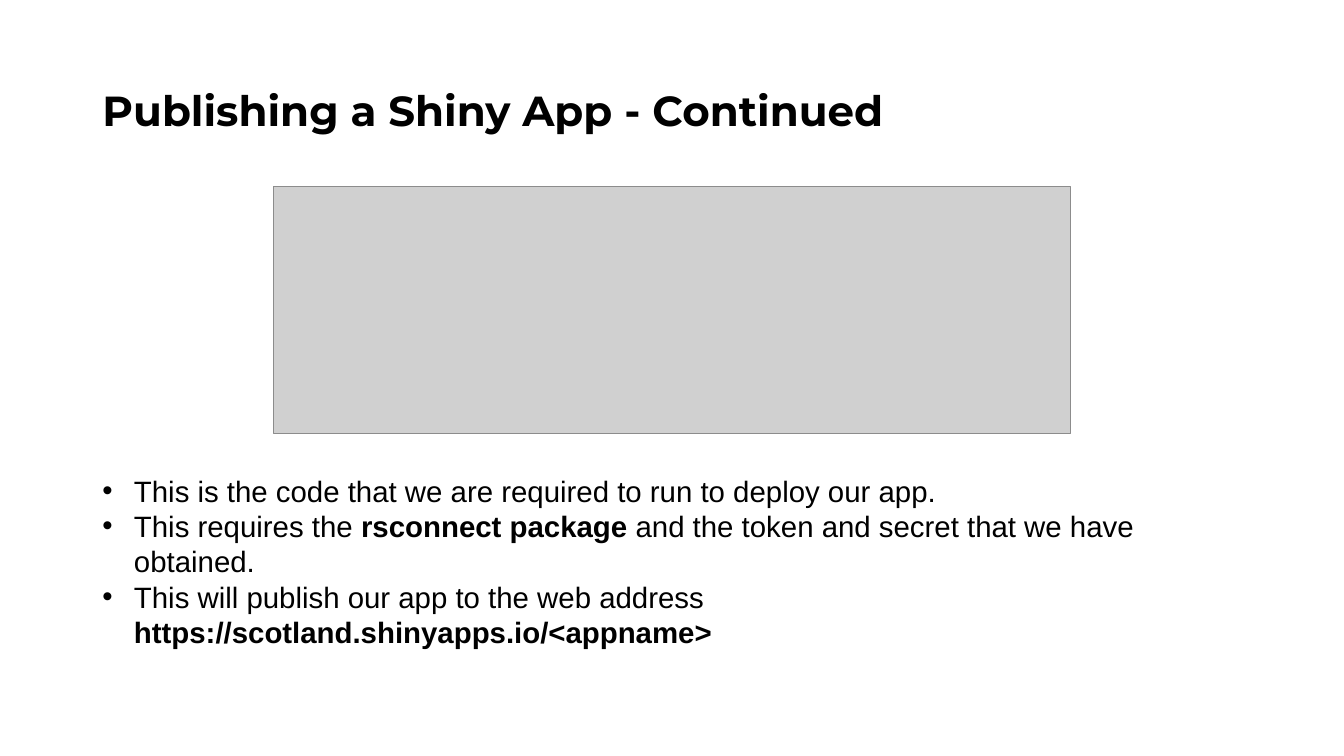
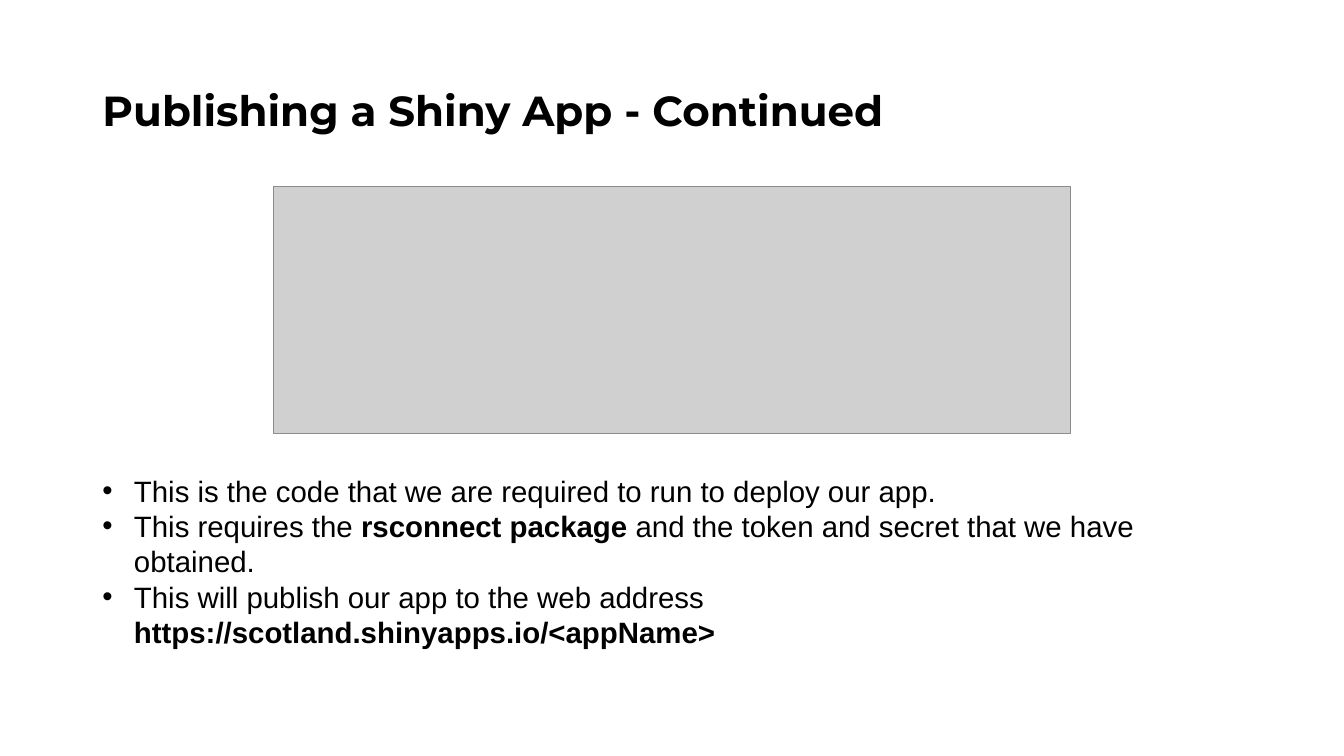
Before and after one commit to Public-Health-Scotland/learn-shiny, a slide deck: slide 13 of Day 3/slides/Shiny_Day_3.pptx. Drawn at 1344x756 pixels with LibreOffice and Linux fonts; fonts in the diff are those of the drawing; grey boxes stand for pictures; background and template pictures are left out. Boxes give left, top, right and bottom in pixels: in the first picture for what was removed or moved away, otherwise in the second. Text is boxed around its words. In the diff, an @@ line names an element or a change of style, - is before the commit and + after.

```diff
--- a/Day 3/slides/Shiny_Day_3.pptx
+++ b/Day 3/slides/Shiny_Day_3.pptx
@@ text at <box>134,586,715,649</box>: text changed @@
-• This will publish our app to the web address https://scotland.shinyapps.io/<appname>
+• This will publish our app to the web address https://scotland.shinyapps.io/<appName>
```
Also in this commit, not shown: 2 other slides changed, 1 other file.
